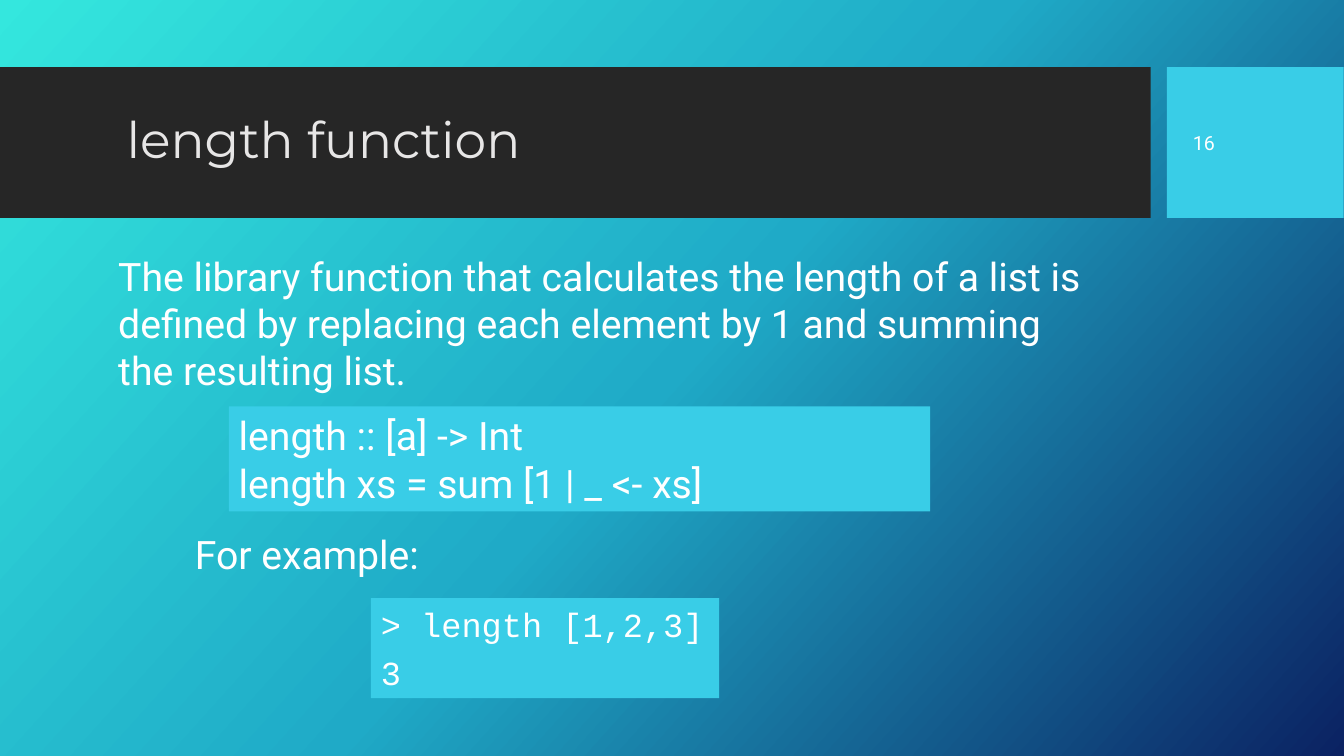
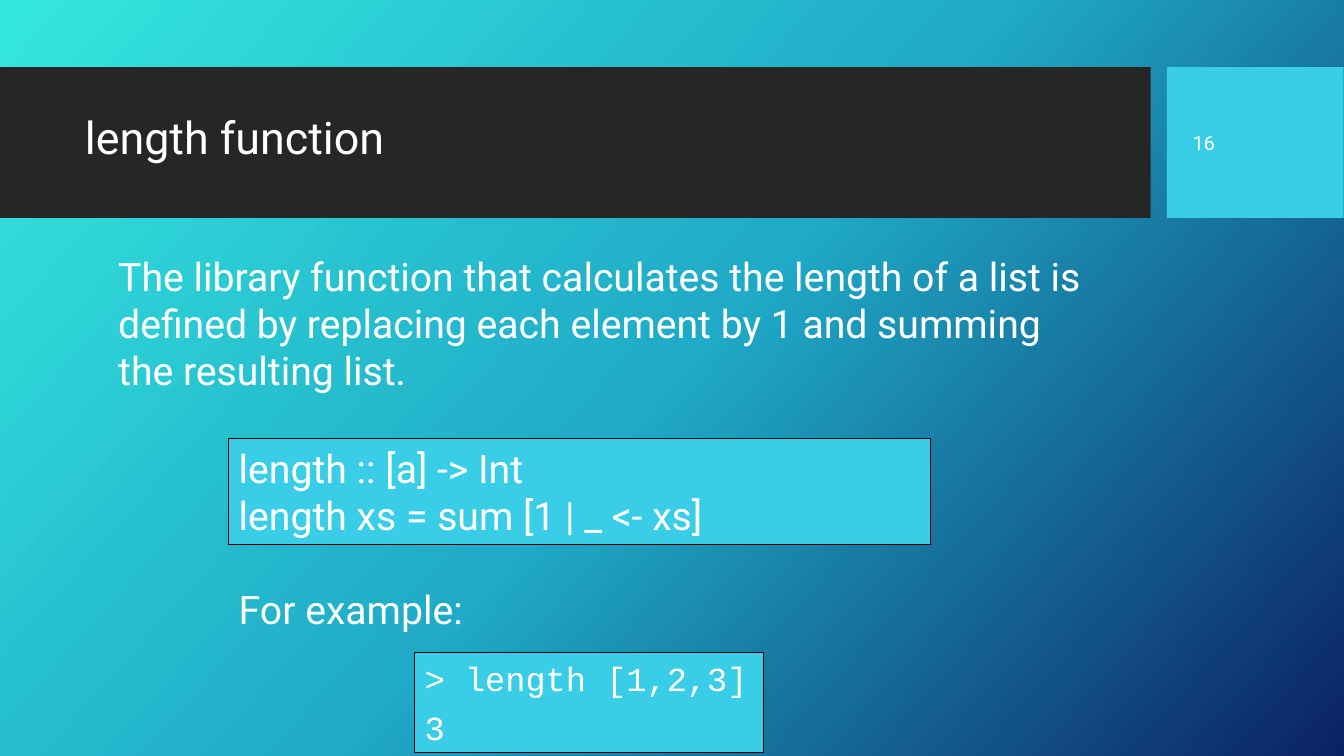
Before and after one commit to Fun-Prog-26/fun-prog-26, a slide deck: slide 17 of topic05-list-comprehensions/unit-05a-lectures/talk-1/a-list-comprehensions.pptx. Drawn at 1344x756 pixels with LibreOffice and Linux fonts; fonts in the diff are those of the drawing; background and template pictures are left out. Boxes give left, top, right and bottom in pixels: in the first picture for what was removed or moved away, otherwise in the second. Text is boxed around its words. In the diff, an @@ line names an element or a change of style, - is before the commit and + after.

```diff
--- a/topic05-list-comprehensions/unit-05a-lectures/talk-1/a-list-comprehensions.pptx
+++ b/topic05-list-comprehensions/unit-05a-lectures/talk-1/a-list-comprehensions.pptx
@@ text "length function": place and size @@
-text "length function" at [127,120,520,168]
+text "length function" at [85,120,384,164]
@@ text "length function" at [85,120,384,164]: size 36 to 32 pt, font Montserrat to Roboto, text colour #E7E6E6 to #FFFFFF @@
@@ rectangle "length :: [a] -> Int": place and size @@
-rectangle "length :: [a] -> Int" at [229,406,931,511]
+rectangle "length :: [a] -> Int" at [229,440,931,544]
@@ rectangle "length :: [a] -> Int" at [229,440,931,544]: outline none to #000000 0.75 pt @@
@@ text "For example:": place and size @@
-text "For example:" at [195,539,419,577]
+text "For example:" at [239,594,463,632]
@@ rectangle "> length [1,2,3]" at [415,653,764,753]: outline none to #000000 0.75 pt @@
@@ rectangle "> length [1,2,3]": place and size @@
-rectangle "> length [1,2,3]" at [371,598,720,698]
+rectangle "> length [1,2,3]" at [415,653,764,753]
```
Also in this commit, not shown: 19 other slides changed, 17 other files.
